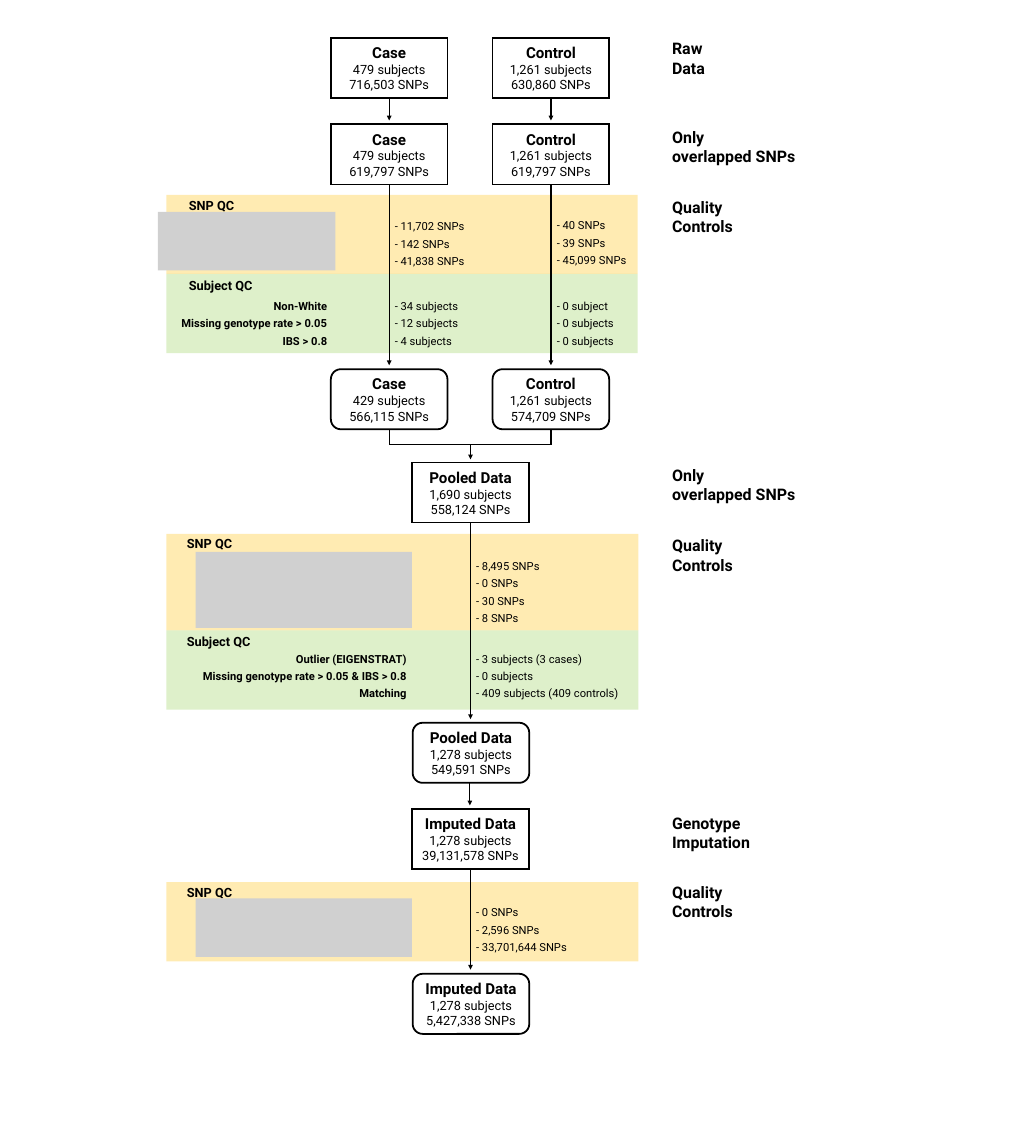
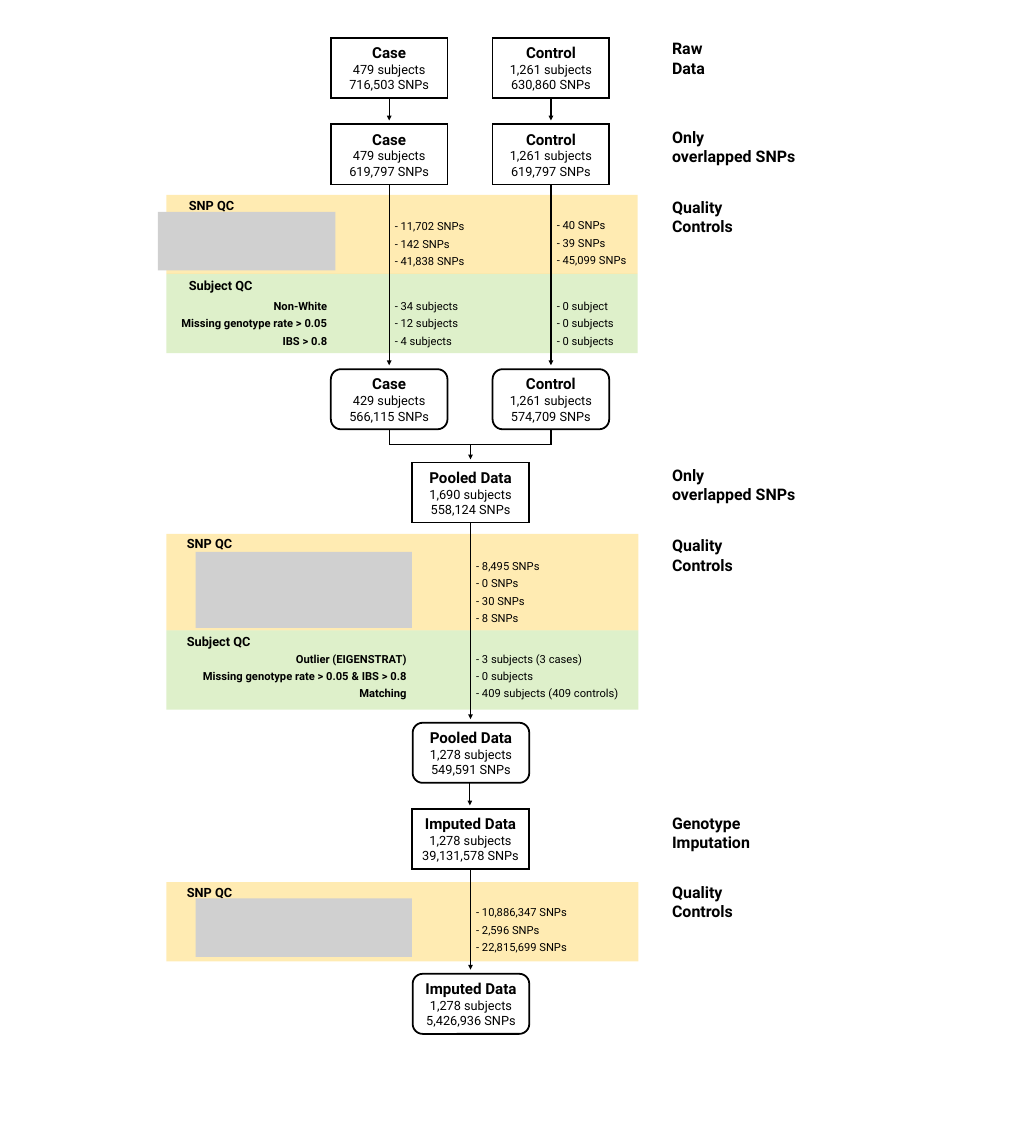
Before and after one commit to wonji/WJ_codes, a slide deck: slide 8 of LAM/figure and table/Workflow.pptx. Drawn at 1017x1148 pixels with LibreOffice and Linux fonts; fonts in the diff are those of the drawing; grey boxes stand for pictures. Boxes give left, top, right and bottom in pixels: in the first picture for what was removed or moved away, otherwise in the second. Text is boxed around its words. In the diff, an @@ line names an element or a change of style, - is before the commit and + after.

```diff
--- a/LAM/figure and table/Workflow.pptx
+++ b/LAM/figure and table/Workflow.pptx
@@ text at <box>482,908,566,918</box>: text changed @@
-- 0 SNPs
+- 10,886,347 SNPs
@@ text at <box>482,943,566,953</box>: text changed @@
-- 33,701,644 SNPs
+- 22,815,699 SNPs
@@ text in rounded rectangle at <box>426,1016,515,1027</box>: text changed @@
-5,427,338 SNPs
+5,426,936 SNPs
```
Also in this commit, not shown: 1 slide added, 2 other files.
